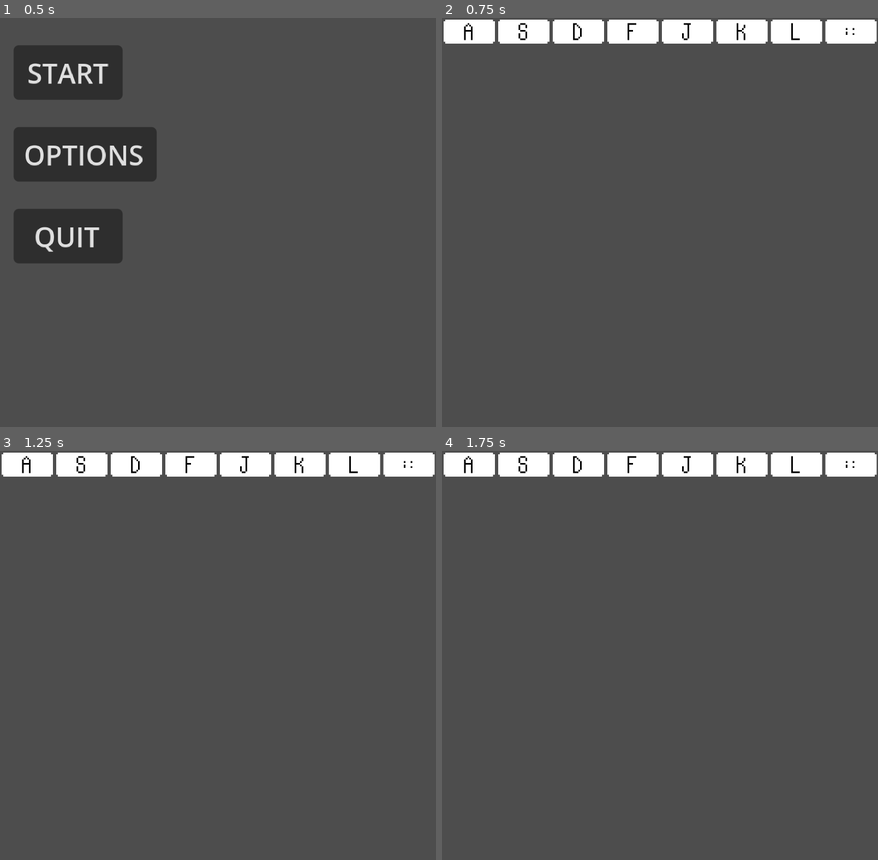
Above: before the commit, frames 1-4 (two rows, left to right).
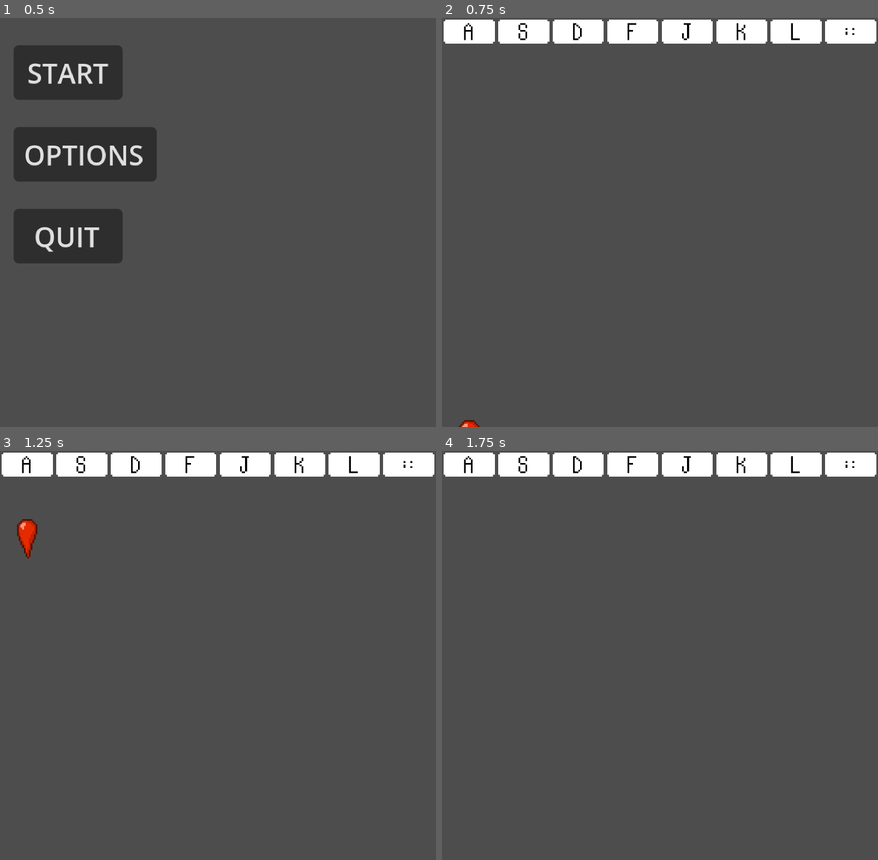
Above: after the commit, the same moments.

Repository: Ada-Rhodes/Bring-Her-Back
Game: Godot game, scene res://main_menu.tscn
Same seed, same stepped clock (60 frames per second), same inputs: the game is played once before the commit and once after it.
Inputs:
- Up to frame 1 (0.5 s): no input
- Up to frame 2 (0.75 s): click "START" at 0.5 s
- Up to frame 3 (1.25 s): no input
- Up to frame 4 (1.75 s): no input

Frame 1 is identical in both runs. In frame 2, 0.1% of the frame differs, in the area x 3-100%, y 0-100%; in frame 3, 0.4%, in the area x 3-100%, y 0-27%; in frame 4, less than 0.1%.

Commit message:
Added wump
Needs connection to key press and scoring

Diff:
--- a/Bring-Her-Back/Game.tscn
+++ b/Bring-Her-Back/Game.tscn
@@ -1,7 +1,10 @@
 [gd_scene format=3 uid="uid://dnsxvivxl16nk"]
 
 [ext_resource type="Texture2D" uid="uid://mgty6hcmi8xx" path="res://Assets/Keys/a-key.png" id="1_joorw"]
+[ext_resource type="Script" uid="uid://do4n6y51kf180" path="res://game-loop.gd" id="1_yx171"]
 [ext_resource type="Texture2D" uid="uid://bmn7n2c5ygh26" path="res://Assets/Keys/s-key.png" id="2_2vekm"]
+[ext_resource type="Script" uid="uid://d3lddg5fuil7w" path="res://buttons.gd" id="2_yhmtn"]
+[ext_resource type="AudioStream" uid="uid://c2jh22wq5hpl" path="res://Assets/Sounds/Wump.wav" id="3_yhmtn"]
 [ext_resource type="Texture2D" uid="uid://cjl8riokup8ku" path="res://Assets/Keys/d-key.png" id="3_yx171"]
 [ext_resource type="Texture2D" uid="uid://crqk7sh3282fi" path="res://Assets/Keys/f-key.png" id="4_yhmtn"]
 [ext_resource type="Texture2D" uid="uid://86yh8416lbsq" path="res://Assets/Keys/j-key.png" id="5_gwjdr"]
@@ -13,75 +16,90 @@
 size = Vector2(32, 16)
 
 [node name="Game" type="Node2D" unique_id=983887579]
+script = ExtResource("1_yx171")
 
-[node name="Sprite2D" type="Sprite2D" parent="." unique_id=16194927]
+[node name="Buttons" type="CanvasGroup" parent="." unique_id=805277953]
+script = ExtResource("2_yhmtn")
+
+[node name="Key A" type="Sprite2D" parent="Buttons" unique_id=16194927]
 position = Vector2(16, 8)
 texture = ExtResource("1_joorw")
 
-[node name="StaticBody2D" type="StaticBody2D" parent="Sprite2D" unique_id=40990239]
+[node name="StaticBody2D" type="StaticBody2D" parent="Buttons/Key A" unique_id=40990239]
 
-[node name="CollisionShape2D" type="CollisionShape2D" parent="Sprite2D/StaticBody2D" unique_id=2131473441]
+[node name="CollisionShape2D" type="CollisionShape2D" parent="Buttons/Key A/StaticBody2D" unique_id=2131473441]
 shape = SubResource("RectangleShape2D_yg35m")
+disabled = true
 
-[node name="Sprite2D" type="Sprite2D" parent="Sprite2D" unique_id=612567100]
-position = Vector2(32, 0)
+[node name="AudioStreamPlayer" type="AudioStreamPlayer" parent="Buttons/Key A" unique_id=1697709971]
+stream = ExtResource("3_yhmtn")
+
+[node name="Key S" type="Sprite2D" parent="Buttons" unique_id=612567100]
+position = Vector2(48, 8)
 texture = ExtResource("2_2vekm")
 
-[node name="StaticBody2D" type="StaticBody2D" parent="Sprite2D/Sprite2D" unique_id=218593809]
+[node name="StaticBody2D" type="StaticBody2D" parent="Buttons/Key S" unique_id=218593809]
 
-[node name="CollisionShape2D" type="CollisionShape2D" parent="Sprite2D/Sprite2D/StaticBody2D" unique_id=2052145202]
+[node name="CollisionShape2D" type="CollisionShape2D" parent="Buttons/Key S/StaticBody2D" unique_id=2052145202]
 shape = SubResource("RectangleShape2D_yg35m")
+disabled = true
 
-[node name="Sprite2D" type="Sprite2D" parent="Sprite2D/Sprite2D" unique_id=732655924]
-position = Vector2(32, 0)
+[node name="Key D" type="Sprite2D" parent="Buttons" unique_id=732655924]
+position = Vector2(80, 8)
 texture = ExtResource("3_yx171")
 
-[node name="StaticBody2D" type="StaticBody2D" parent="Sprite2D/Sprite2D/Sprite2D" unique_id=1475548821]
+[node name="StaticBody2D" type="StaticBody2D" parent="Buttons/Key D" unique_id=1475548821]
 
-[node name="CollisionShape2D" type="CollisionShape2D" parent="Sprite2D/Sprite2D/Sprite2D/StaticBody2D" unique_id=270436030]
+[node name="CollisionShape2D" type="CollisionShape2D" parent="Buttons/Key D/StaticBody2D" unique_id=270436030]
 shape = SubResource("RectangleShape2D_yg35m")
+disabled = true
 
-[node name="Sprite2D" type="Sprite2D" parent="Sprite2D/Sprite2D/Sprite2D" unique_id=590894051]
-position = Vector2(32, 0)
+[node name="Key F" type="Sprite2D" parent="Buttons" unique_id=590894051]
+position = Vector2(112, 8)
 texture = ExtResource("4_yhmtn")
 
-[node name="StaticBody2D" type="StaticBody2D" parent="Sprite2D/Sprite2D/Sprite2D/Sprite2D" unique_id=1786576393]
+[node name="StaticBody2D" type="StaticBody2D" parent="Buttons/Key F" unique_id=1786576393]
 
-[node name="CollisionShape2D" type="CollisionShape2D" parent="Sprite2D/Sprite2D/Sprite2D/Sprite2D/StaticBody2D" unique_id=256932549]
+[node name="CollisionShape2D" type="CollisionShape2D" parent="Buttons/Key F/StaticBody2D" unique_id=256932549]
 shape = SubResource("RectangleShape2D_yg35m")
+disabled = true
 
-[node name="Sprite2D" type="Sprite2D" parent="Sprite2D/Sprite2D/Sprite2D/Sprite2D" unique_id=188705831]
-position = Vector2(32, 0)
+[node name="Key J" type="Sprite2D" parent="Buttons" unique_id=188705831]
+position = Vector2(144, 8)
 texture = ExtResource("5_gwjdr")
 
-[node name="StaticBody2D" type="StaticBody2D" parent="Sprite2D/Sprite2D/Sprite2D/Sprite2D/Sprite2D" unique_id=605630487]
+[node name="StaticBody2D" type="StaticBody2D" parent="Buttons/Key J" unique_id=605630487]
 
-[node name="CollisionShape2D" type="CollisionShape2D" parent="Sprite2D/Sprite2D/Sprite2D/Sprite2D/Sprite2D/StaticBody2D" unique_id=1860140551]
+[node name="CollisionShape2D" type="CollisionShape2D" parent="Buttons/Key J/StaticBody2D" unique_id=1860140551]
 shape = SubResource("RectangleShape2D_yg35m")
+disabled = true
 
-[node name="Sprite2D" type="Sprite2D" parent="Sprite2D/Sprite2D/Sprite2D/Sprite2D/Sprite2D" unique_id=879407633]
-position = Vector2(32, 0)
+[node name="Key K" type="Sprite2D" parent="Buttons" unique_id=879407633]
+position = Vector2(176, 8)
 texture = ExtResource("6_lvtmh")
 
-[node name="StaticBody2D" type="StaticBody2D" parent="Sprite2D/Sprite2D/Sprite2D/Sprite2D/Sprite2D/Sprite2D" unique_id=687469722]
+[node name="StaticBody2D" type="StaticBody2D" parent="Buttons/Key K" unique_id=687469722]
 
-[node name="CollisionShape2D" type="CollisionShape2D" parent="Sprite2D/Sprite2D/Sprite2D/Sprite2D/Sprite2D/Sprite2D/StaticBody2D" unique_id=276763834]
+[node name="CollisionShape2D" type="CollisionShape2D" parent="Buttons/Key K/StaticBody2D" unique_id=276763834]
 shape = SubResource("RectangleShape2D_yg35m")
+disabled = true
 
-[node name="Sprite2D" type="Sprite2D" parent="Sprite2D/Sprite2D/Sprite2D/Sprite2D/Sprite2D/Sprite2D" unique_id=784377286]
-position = Vector2(32, 0)
+[node name="Key L" type="Sprite2D" parent="Buttons" unique_id=784377286]
+position = Vector2(208, 8)
 texture = ExtResource("7_yyih5")
 
-[node name="StaticBody2D" type="StaticBody2D" parent="Sprite2D/Sprite2D/Sprite2D/Sprite2D/Sprite2D/Sprite2D/Sprite2D" unique_id=899511680]
+[node name="StaticBody2D" type="StaticBody2D" parent="Buttons/Key L" unique_id=899511680]
 
-[node name="CollisionShape2D" type="CollisionShape2D" parent="Sprite2D/Sprite2D/Sprite2D/Sprite2D/Sprite2D/Sprite2D/Sprite2D/StaticBody2D" unique_id=266833717]
+[node name="CollisionShape2D" type="CollisionShape2D" parent="Buttons/Key L/StaticBody2D" unique_id=266833717]
 shape = SubResource("RectangleShape2D_yg35m")
+disabled = true
 
-[node name="Sprite2D" type="Sprite2D" parent="Sprite2D/Sprite2D/Sprite2D/Sprite2D/Sprite2D/Sprite2D/Sprite2D" unique_id=265064061]
-position = Vector2(32, 0)
+[node name="Key Colon" type="Sprite2D" parent="Buttons" unique_id=265064061]
+position = Vector2(240, 8)
 texture = ExtResource("8_qjyg3")
 
-[node name="StaticBody2D" type="StaticBody2D" parent="Sprite2D/Sprite2D/Sprite2D/Sprite2D/Sprite2D/Sprite2D/Sprite2D/Sprite2D" unique_id=733625283]
+[node name="StaticBody2D" type="StaticBody2D" parent="Buttons/Key Colon" unique_id=733625283]
 
-[node name="CollisionShape2D" type="CollisionShape2D" parent="Sprite2D/Sprite2D/Sprite2D/Sprite2D/Sprite2D/Sprite2D/Sprite2D/Sprite2D/StaticBody2D" unique_id=310983489]
+[node name="CollisionShape2D" type="CollisionShape2D" parent="Buttons/Key Colon/StaticBody2D" unique_id=310983489]
 shape = SubResource("RectangleShape2D_yg35m")
+disabled = true
--- /dev/null
+++ b/Bring-Her-Back/buttons.gd
@@ -0,0 +1,11 @@
+extends CanvasGroup
+
+
+# Called when the node enters the scene tree for the first time.
+func _ready() -> void:
+	pass # Replace with function body.
+
+
+# Called every frame. 'delta' is the elapsed time since the previous frame.
+func _process(delta: float) -> void:
+	pass
--- /dev/null
+++ b/Bring-Her-Back/game-loop.gd
@@ -0,0 +1,28 @@
+extends Node2D
+
+
+# Pre-Load Blood Drop Instance
+const BLOOD_DROP = preload("res://prefabs/blood_drop.tscn")
+
+
+# Called when the node enters the scene tree for the first time.
+func _ready() -> void:
+	spawn_blood()
+	#pass # Replace with function body.
+
+
+# Called every frame. 'delta' is the elapsed time since the previous frame.
+func _process(delta: float) -> void:
+	#spawn_blood()
+	pass
+
+# Spawn Blood drop in desired position
+func spawn_blood() -> void:
+	# Create an instance of the blood drop
+	var blood_instance = BLOOD_DROP.instantiate()
+
+	# Set blood drop position 1-8
+	# Do this later
+
+	# Add blood drop to paret scene as a child
+	add_child(blood_instance)
--- /dev/null
+++ b/Bring-Her-Back/prefabs/blood_drop.gd
@@ -0,0 +1,19 @@
+extends Node2D
+
+
+var local_pos
+
+
+# Called when the node enters the scene tree for the first time.
+func _ready() -> void:
+	# Local position (relative to its parent node)
+	local_pos = get_node("BloodDrop").position.y
+	#print("Local Position: ", local_pos)
+	#pass
+
+
+# Called every frame. 'delta' is the elapsed time since the previous frame.
+func _process(delta: float) -> void:
+	local_pos = get_node("BloodDrop").position.y
+	if local_pos < 0:
+		queue_free()
--- /dev/null
+++ b/Bring-Her-Back/prefabs/blood_drop.tscn
@@ -0,0 +1,44 @@
+[gd_scene format=3 uid="uid://b5itohm1uyvra"]
+
+[ext_resource type="Script" uid="uid://d1awy60fx76fu" path="res://prefabs/blood_drop.gd" id="1_odwrp"]
+[ext_resource type="Texture2D" uid="uid://c7eyg6hlwcx7n" path="res://Assets/Sprites/blood drop.png" id="1_ohml0"]
+
+[sub_resource type="CapsuleShape2D" id="CapsuleShape2D_odwrp"]
+radius = 6.0
+height = 24.0
+
+[sub_resource type="AtlasTexture" id="AtlasTexture_yx171"]
+atlas = ExtResource("1_ohml0")
+region = Rect2(0, 0, 12, 24)
+
+[sub_resource type="AtlasTexture" id="AtlasTexture_yhmtn"]
+atlas = ExtResource("1_ohml0")
+region = Rect2(12, 0, 12, 24)
+
+[sub_resource type="SpriteFrames" id="SpriteFrames_wt704"]
+animations = [{
+"frames": [{
+"duration": 1.0,
+"texture": SubResource("AtlasTexture_yx171")
+}, {
+"duration": 1.0,
+"texture": SubResource("AtlasTexture_yhmtn")
+}],
+"loop": 1,
+"name": &"default",
+"speed": 12.0
+}]
+
+[node name="Blood Drop" type="Node2D" unique_id=381305153]
+script = ExtResource("1_odwrp")
+
+[node name="BloodDrop" type="RigidBody2D" parent="." unique_id=1743695993]
+position = Vector2(16, 260)
+gravity_scale = -1.0
+
+[node name="CollisionShape2D" type="CollisionShape2D" parent="BloodDrop" unique_id=713581182]
+shape = SubResource("CapsuleShape2D_odwrp")
+
+[node name="AnimatedSprite2D" type="AnimatedSprite2D" parent="BloodDrop" unique_id=1956597155]
+sprite_frames = SubResource("SpriteFrames_wt704")
+frame_progress = 0.26842007
--- a/Bring-Her-Back/project.godot
+++ b/Bring-Her-Back/project.godot
@@ -13,7 +13,7 @@
 config/name="Bring-Her-Back"
 run/main_scene="uid://7f7skbkj42hm"
 config/features=PackedStringArray("4.7", "GL Compatibility")
-config/icon="res://icon.svg"
+config/icon="res://Assets/icon.svg"
 
 [display]
 
Not shown, added: Bring-Her-Back/Assets/Sounds/Wump.wav.import
Binary file added: Bring-Her-Back/Assets/Sprites/blood drop.png
Not shown, added: Bring-Her-Back/Assets/Sprites/blood drop.png.import
Renamed: Bring-Her-Back/icon.svg -> Bring-Her-Back/Assets/icon.svg
Not shown, changed: Bring-Her-Back/Assets/icon.svg.import
Not shown, added: Bring-Her-Back/buttons.gd.uid
Not shown, added: Bring-Her-Back/game-loop.gd.uid
Not shown, added: Bring-Her-Back/prefabs/blood_drop.gd.uid
Not shown, added: Bring-Her-Back/Assets/Sounds/Wump.wav
Not shown, changed: Dev Log 10-19-2026.md
